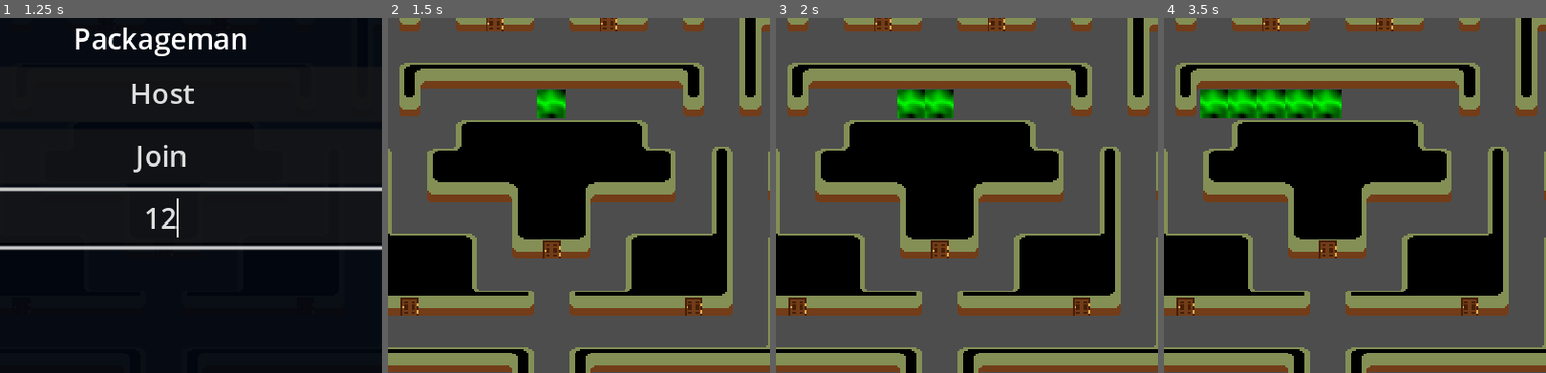
Above: before the commit, frames 1-4 (left to right).
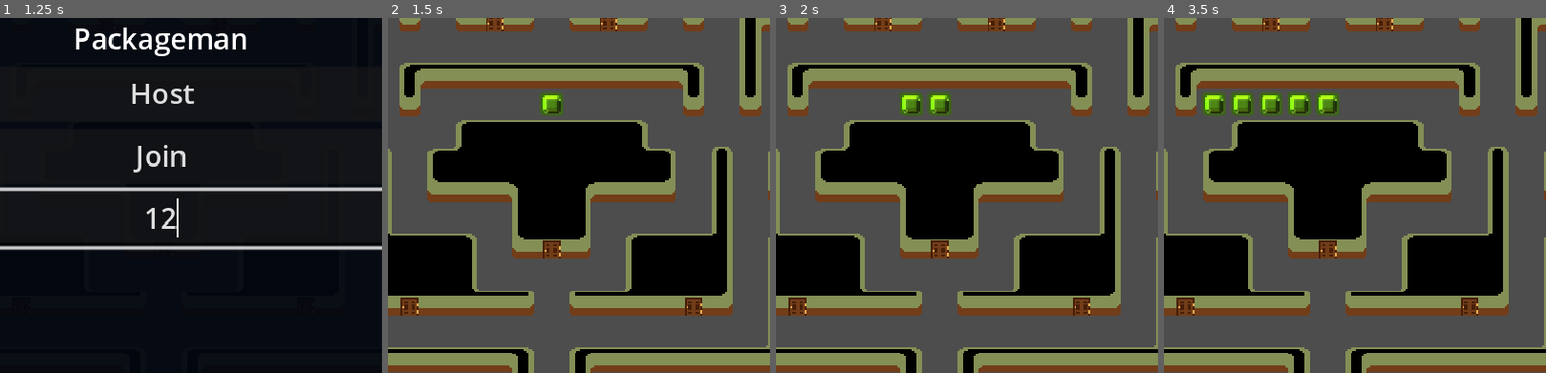
Above: after the commit, the same moments.

Repository: souplamp/packageman
Game: Godot game, scene res://main/main.tscn
Same seed, same stepped clock (60 frames per second), same inputs: the game is played once before the commit and once after it.
Inputs (mouse positions are % of the whole screen's width and height, from its top left):
- Up to frame 1 (1.25 s): click (50, 62) at 0.52 s; type "12" at 0.6 s
- Up to frame 2 (1.5 s): click "Host" at 1.25 s
- Up to frame 3 (2 s): no input
- Up to frame 4 (3.5 s): hold Right (ui_right) 2.03-2.78 s; hold Down (ui_down) from 2.78 s (still down)
The pictures show only the part of the screen within x 29-79%, y 34-84%; the shares and areas given below are measured in that part.

Frame 1 is identical in both runs. In frame 2, 0.6% of the frame differs, in the area x 39-47%, y 20-29%; in frame 3, 1.2%; in frame 4, 3.0%, in the area x 9-47%, y 20-29%.

Commit message:
new snake

Diff:
--- a/mansion/mansion.tscn
+++ b/mansion/mansion.tscn
@@ -1,8 +1,9 @@
-[gd_scene load_steps=12 format=3 uid="uid://d27q3sjq0cdpc"]
+[gd_scene load_steps=10 format=3 uid="uid://d27q3sjq0cdpc"]
 
 [ext_resource type="Script" path="res://mansion/mansion.gd" id="1_4p7eg"]
 [ext_resource type="Texture2D" uid="uid://b6bxvwji0obe2" path="res://assets/tileset.png" id="2_f1icw"]
 [ext_resource type="Script" path="res://mansion/maze.gd" id="3_fp053"]
+[ext_resource type="Texture2D" uid="uid://1nt6crobw38c" path="res://assets/snake.png" id="3_xavw5"]
 [ext_resource type="AudioStream" path="res://assets/RDM_Raw_MT40-ClHat.wav" id="4_yicem"]
 
 [sub_resource type="TileSetAtlasSource" id="TileSetAtlasSource_jspbo"]
@@ -482,20 +483,8 @@
 5:5/0/physics_layer_0/angular_velocity = 0.0
 5:5/0/physics_layer_0/polygon_0/points = PackedVector2Array(-8, -8, 8, -8, 8, 8, -8, 8)
 
-[sub_resource type="Gradient" id="Gradient_uxbib"]
-offsets = PackedFloat32Array(0, 0.554839, 1)
-colors = PackedColorArray(0, 0, 0, 1, 0, 1, 0, 1, 0, 0, 0, 1)
-
-[sub_resource type="FastNoiseLite" id="FastNoiseLite_2vxk7"]
-
-[sub_resource type="NoiseTexture2D" id="NoiseTexture2D_88w1u"]
-width = 16
-height = 16
-color_ramp = SubResource("Gradient_uxbib")
-noise = SubResource("FastNoiseLite_2vxk7")
-
 [sub_resource type="TileSetAtlasSource" id="TileSetAtlasSource_vw1uk"]
-texture = SubResource("NoiseTexture2D_88w1u")
+texture = ExtResource("3_xavw5")
 0:0/0 = 0
 0:0/0/physics_layer_0/linear_velocity = Vector2(0, 0)
 0:0/0/physics_layer_0/angular_velocity = 0.0
Binary file added: assets/snake.png
Not shown, added: assets/snake.png.import
